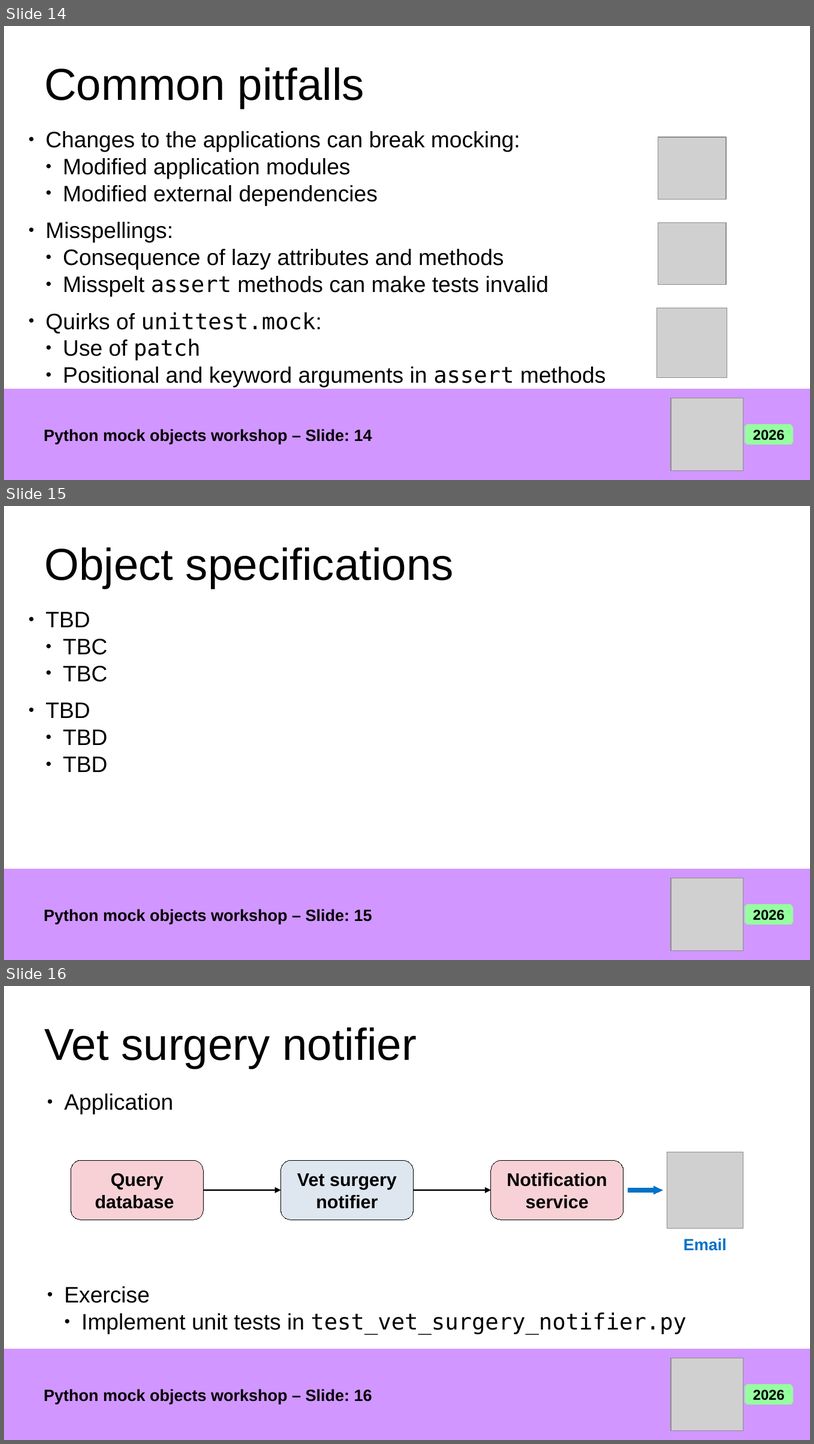
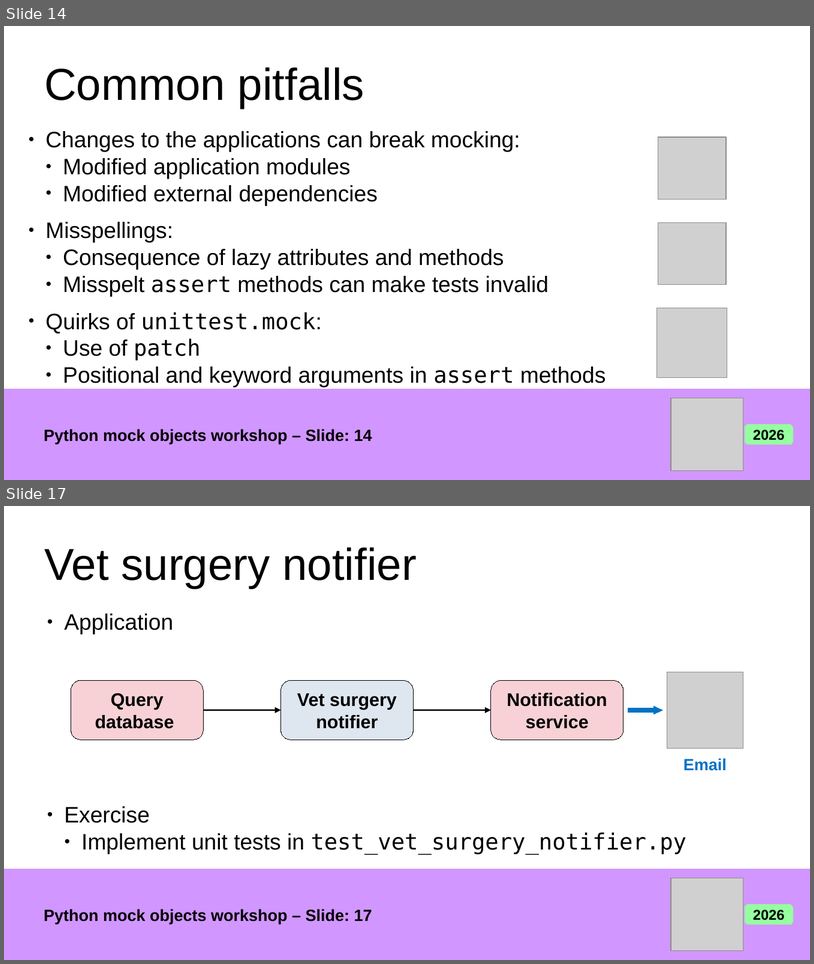
Before and after one commit to giusepperaffa/pycon-wroclaw-2026, a slide deck: Python_Mock_Objects_Workshop.odp. Shown one above the other, each under a label of ours: slides 14, 15 and 16 before the commit, slides 14 and 17 after it; the slides between them are not shown. The pictures are 814x1444 and 814x964 pixels, drawn with LibreOffice and Linux fonts; fonts in the diff are those of the drawing; grey boxes stand for pictures. Boxes give left, top, right and bottom in pixels: in the first picture for what was removed or moved away, otherwise in the second. Text is boxed around its words. In the diff, an @@ line names an element or a change of style, - is before the commit and + after.

```diff
--- a/Python_Mock_Objects_Workshop.odp
+++ b/Python_Mock_Objects_Workshop.odp
@@ slide 15 removed at [4, 506, 810, 960], background #FFFFFF @@
@@ title removed at [44, 547, 454, 588] @@
-Object specifications
@@ text removed at [45, 612, 107, 682] @@
-● TBD
-  ● TBC
-  ● TBC
@@ text removed at [45, 702, 107, 772] @@
-● TBD
-  ● TBD
-  ● TBD
@@ group removed at [4, 869, 810, 960]: 1 rectangle, 1 picture, 1 text, 1 rounded rectangle @@
-Python mock objects workshop – Slide: 15
-2026
@@ what was slide 16 is now slide 17 @@
@@ text at [44, 909, 372, 924]: text changed @@
-Python mock objects workshop – Slide: 16
+Python mock objects workshop – Slide: 17
```
Also in this commit, not shown: 1 slide changed, 2 slides added, 1 other file.
